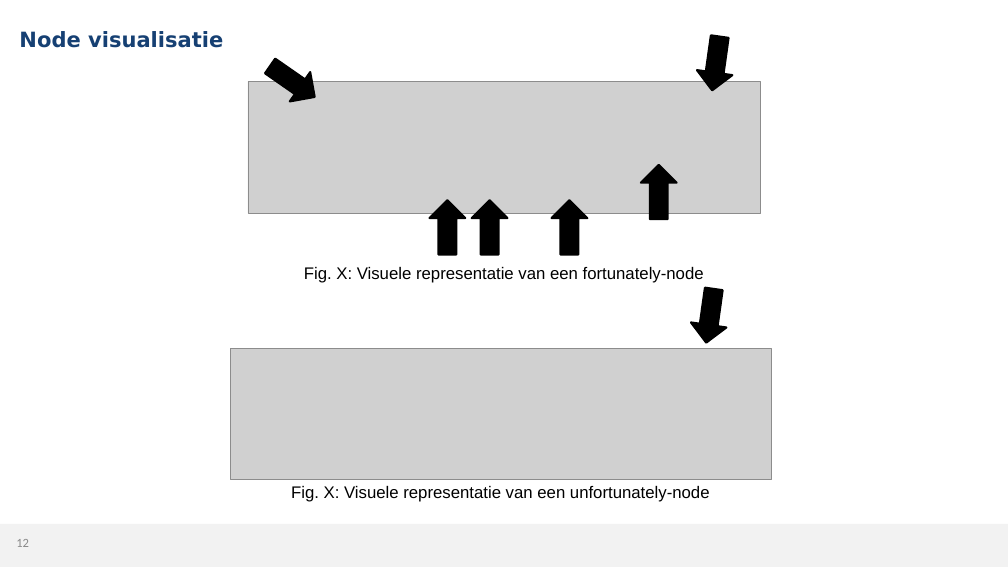
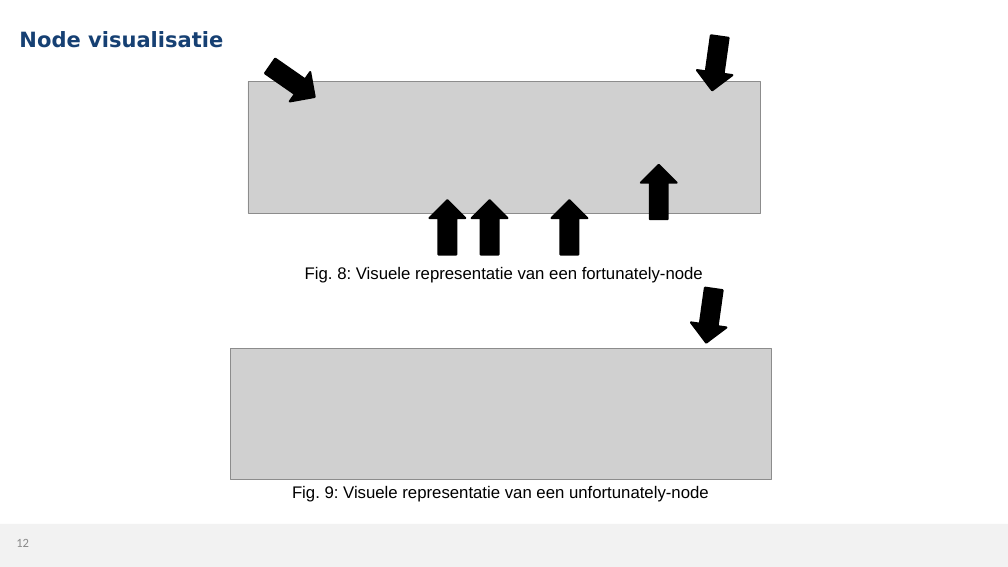
Before and after one commit to MikaG-1952764/masterproef, a slide deck: slide 12 of MP2526_Verdediging.pptx. Drawn at 1008x567 pixels with LibreOffice and Linux fonts; fonts in the diff are those of the drawing; grey boxes stand for pictures; background and template pictures are left out. Boxes give left, top, right and bottom in pixels: in the first picture for what was removed or moved away, otherwise in the second. Text is boxed around its words. In the diff, an @@ line names an element or a change of style, - is before the commit and + after.

```diff
--- a/MP2526_Verdediging.pptx
+++ b/MP2526_Verdediging.pptx
@@ text at <box>305,267,703,283</box>: text changed @@
-Fig. X: Visuele representatie van een fortunately-node
+Fig. 8: Visuele representatie van een fortunately-node
@@ text at <box>292,486,709,502</box>: text changed @@
-Fig. X: Visuele representatie van een unfortunately-node
+Fig. 9: Visuele representatie van een unfortunately-node
```
Also in this commit, not shown: 13 other slides changed, 1 other file.
